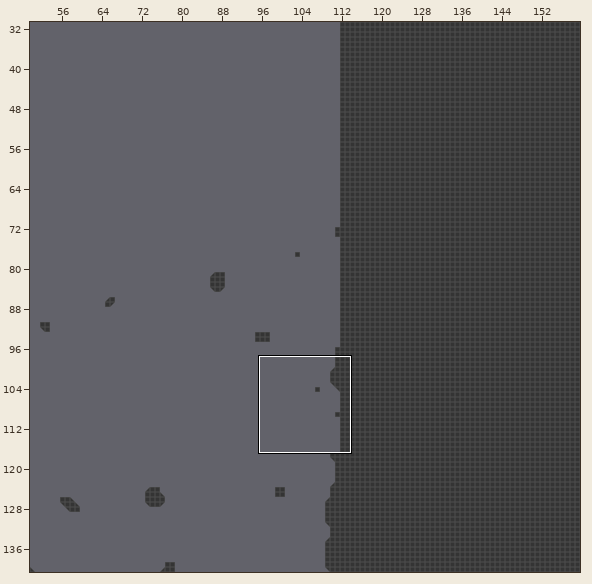
Two versions of a level (Tiled map, Sky/skyTilemap.tmx). Above, an overview of the earlier version with the close-up marked.
Close-up. Before the commit:
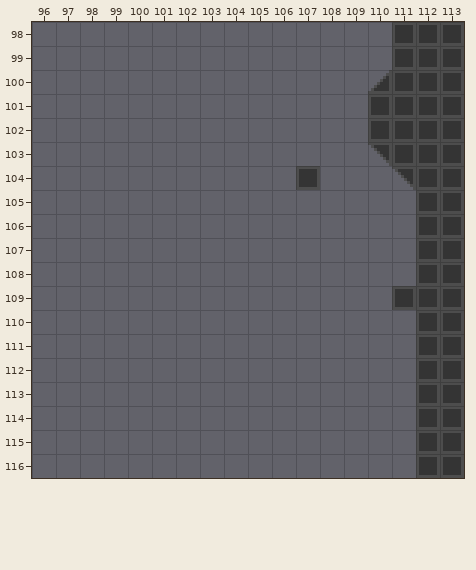
Cells are 8x8 px. Shown: x 96..113, y 98..116. The commit also changed other parts of the map, which this record leaves out.
New version:
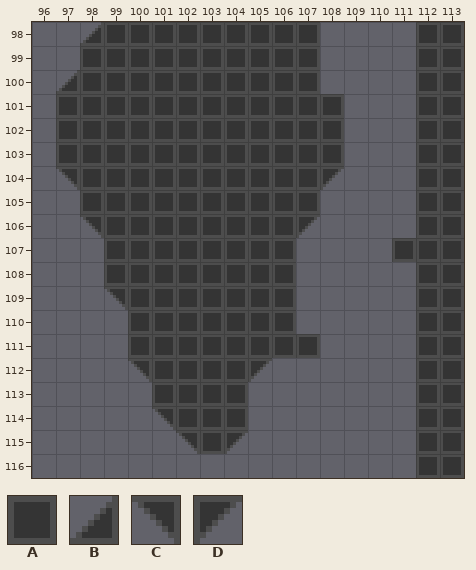
Key: from "testTileset": A 0, B 2, C 4, D 5.
_ is an empty cell.
The exact change:
Layer "Tile Layer 1":
Tile A is added in row 98 at x 99 to 107; in rows 99 to 100 at x 98 to 107; in rows 101 to 103 at x 97 to 108; in row 104 at x 98 to 106; in row 105 at x 98 to 107; in row 106 at x 99 to 106.
Tile A is added in row 107 at x 99 to 106 and 111; in row 108 at x 99 to 106; in rows 109 to 110 at x 100 to 106; in row 111 at x 100 to 107; in rows 112 to 113 at x 101 to 104; in row 114 at x 102 to 104.
Tile A is added in row 115 at x 103.
Tile B is added in row 98 at x 98; in row 100 at x 97.
Tile C is added in row 104 at x 97; in row 106 at x 98; in row 109 at x 99; in row 112 at x 100; in row 114 at x 101; in row 115 at x 102.
Tile D is added in row 104 at x 108; in row 106 at x 107; in row 112 at x 105; in row 115 at x 104.
The edit erases tile A in rows 98 to 100 at x 111; in rows 101 to 102 at x 110 to 111; in row 103 at x 111; in row 109 at x 111.
The edit erases tile B in row 100 at x 110.
The edit erases tile C in row 103 at x 110; in row 104 at x 111.
Where, in picture pixels (left, top, right, bottom), the same in both close-ups:
added: (56, 22, 344, 454)
removed: (368, 22, 416, 190)
added: (392, 238, 416, 262)
removed: (392, 286, 416, 310)
